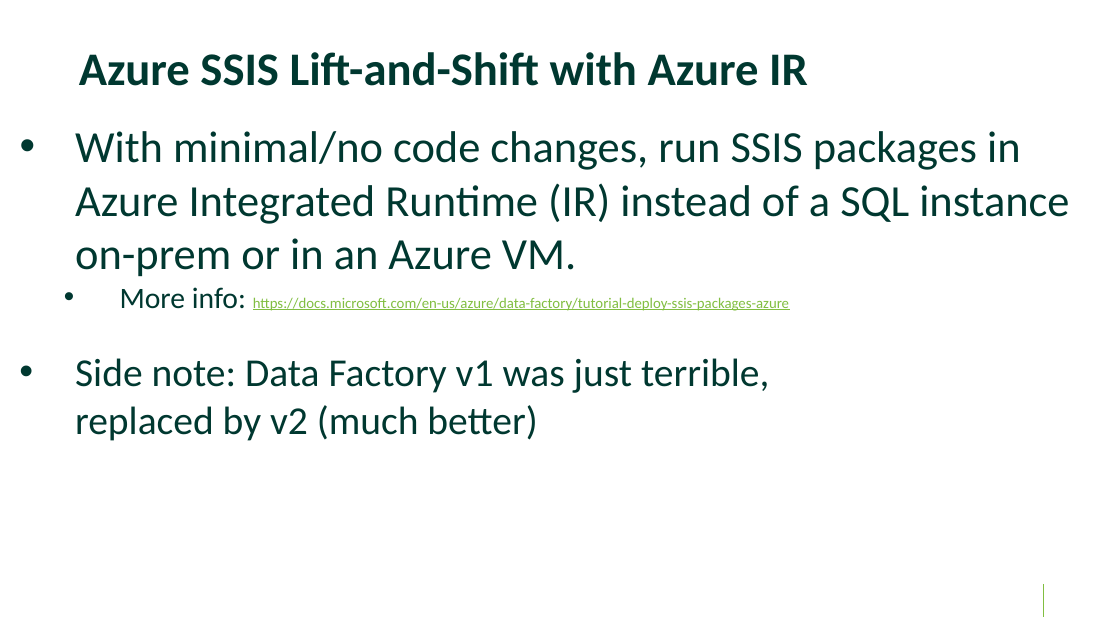
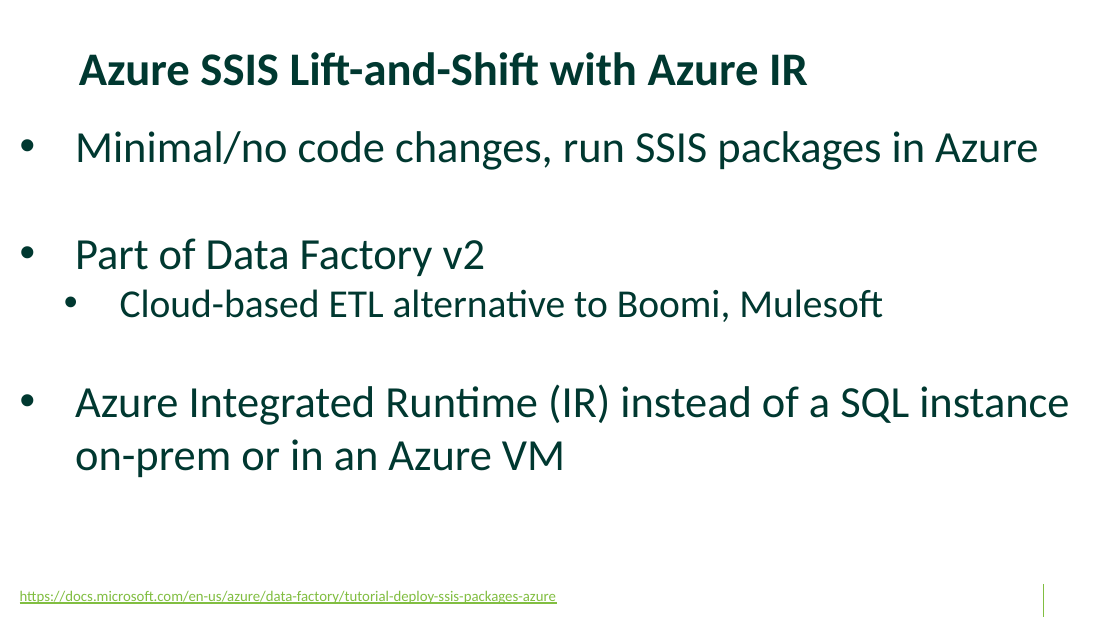
Before and after one commit to williamadba/Public-Presentations, a slide deck: slide 27 of SparkEd/The Business Case for SQL 2019.pptx. Drawn at 1120x630 pixels with LibreOffice and Linux fonts; fonts in the diff are those of the drawing; background and template pictures are left out. Boxes give left, top, right and bottom in pixels: in the first picture for what was removed or moved away, otherwise in the second. Text is boxed around its words. In the diff, an @@ line names an element or a change of style, - is before the commit and + after.

```diff
--- a/SparkEd/The Business Case for SQL 2019.pptx
+++ b/SparkEd/The Business Case for SQL 2019.pptx
@@ text at [20,131,1069,604]: text changed @@
-• With minimal/no code changes, run SSIS packages in Azure Integrated Runtime (IR) instead of a SQL instance on-prem or in an Azure VM.
-  • More info: https://docs.microsoft.com/en-us/azure/data-factory/tutorial-deploy-ssis-packages-azure
+• Minimal/no code changes, run SSIS packages in Azure
+• Part of Data Factory v2
+  • Cloud-based ETL alternative to Boomi, Mulesoft
+• Azure Integrated Runtime (IR) instead of a SQL instance on-prem or in an Azure VM
+https://docs.microsoft.com/en-us/azure/data-factory/tutorial-deploy-ssis-packages-azure
@@ text removed at [75,358,769,441] @@
-• Side note: Data Factory v1 was just terrible,
-  replaced by v2 (much better)
```
Also in this commit, not shown: 27 other slides changed, 1 slide removed.
